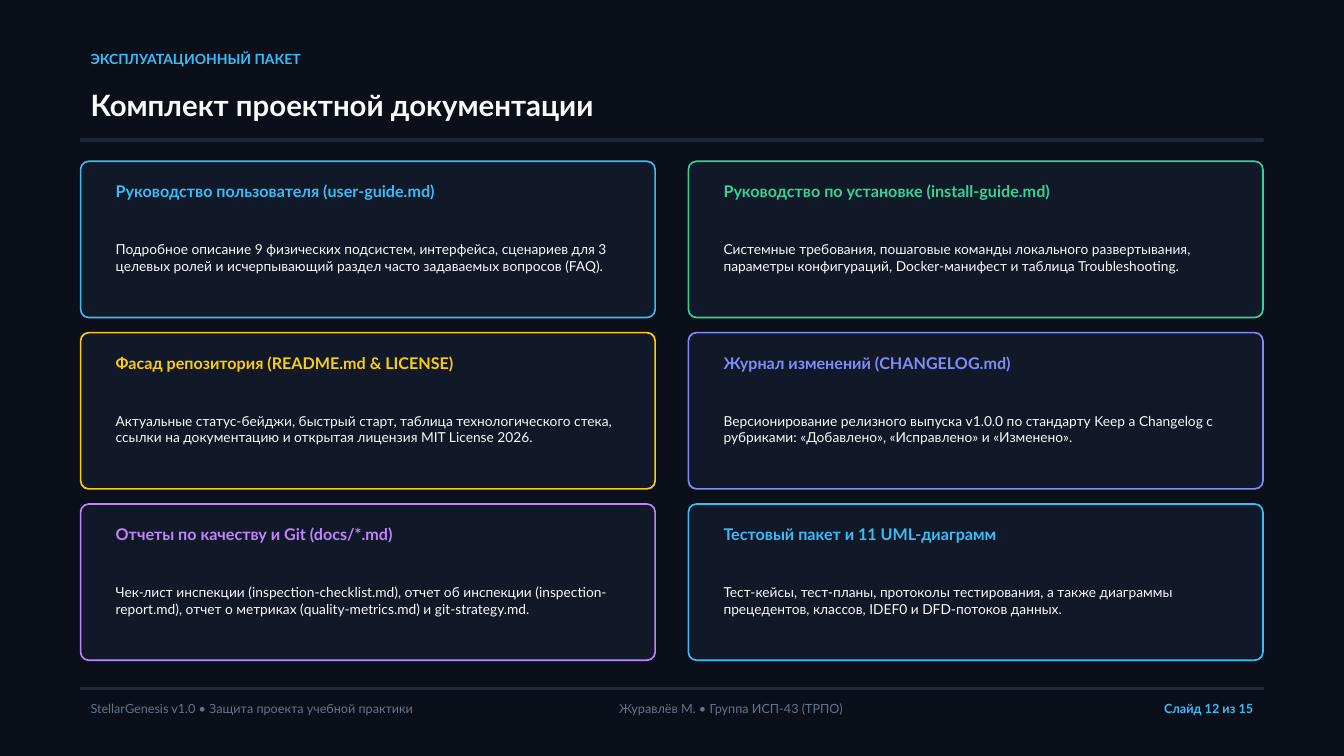
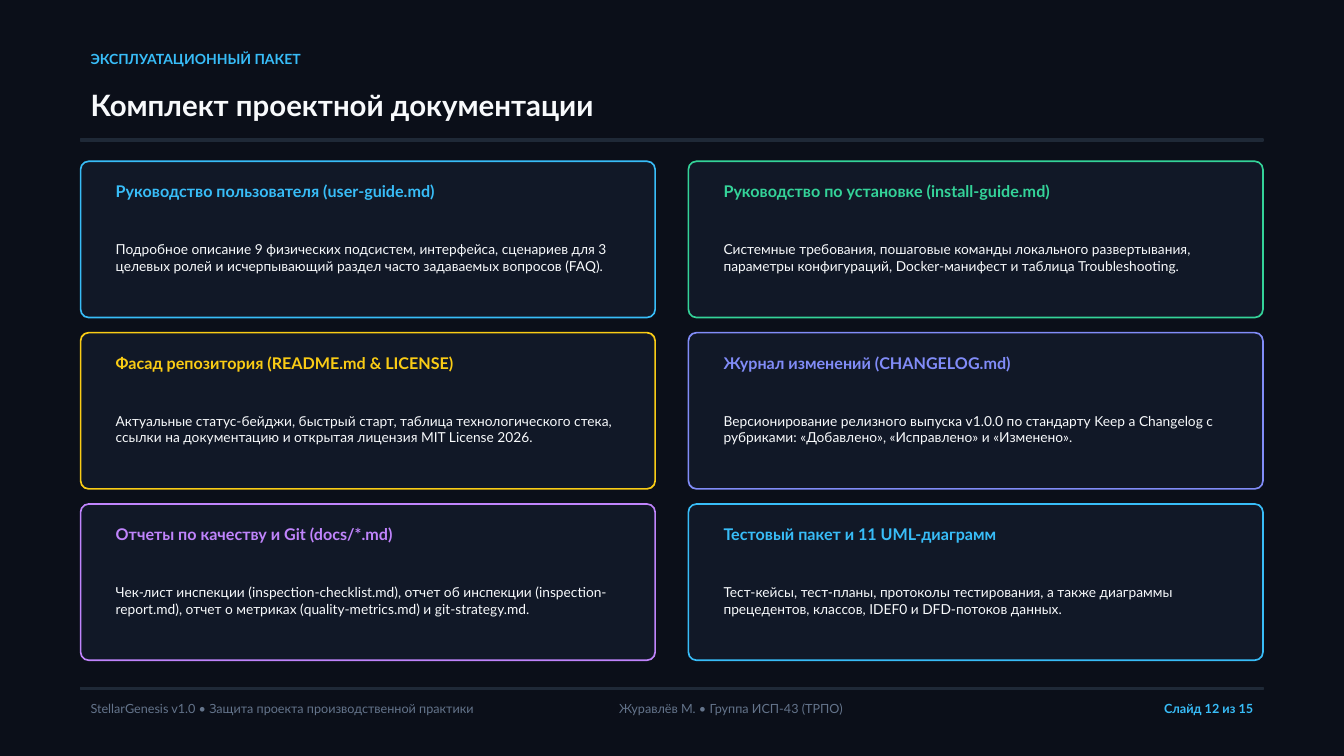
Before and after one commit to bobPingvin/stellargenesis, a slide deck: slide 12 of docs/presentation.pptx. Drawn at 1344x756 pixels with LibreOffice and Linux fonts; fonts in the diff are those of the drawing. Boxes give left, top, right and bottom in pixels: in the first picture for what was removed or moved away, otherwise in the second. Text is boxed around its words. In the diff, an @@ line names an element or a change of style, - is before the commit and + after.

```diff
--- a/docs/presentation.pptx
+++ b/docs/presentation.pptx
@@ text at (91, 704, 473, 715): text changed @@
-StellarGenesis v1.0 • Защита проекта учебной практики
+StellarGenesis v1.0 • Защита проекта производственной практики
```
Also in this commit, not shown: 14 other slides changed, 7 other files.
